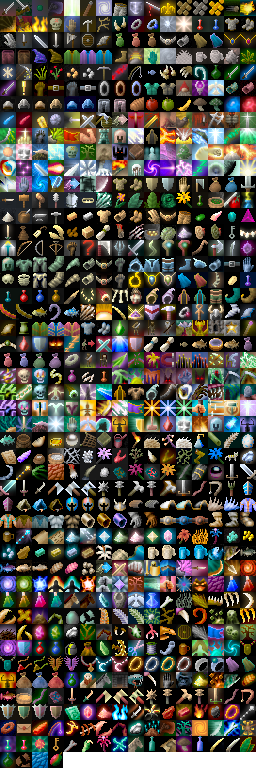
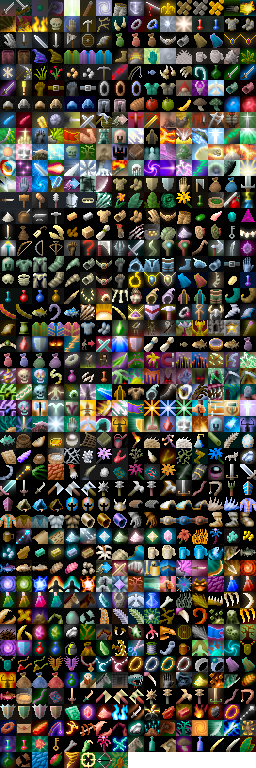
Layer changes from the first w=256, h=768 image to the second:
painted on "Background" over [65, 752, 128, 768]
painted on "shade" over [63, 736, 128, 768]
